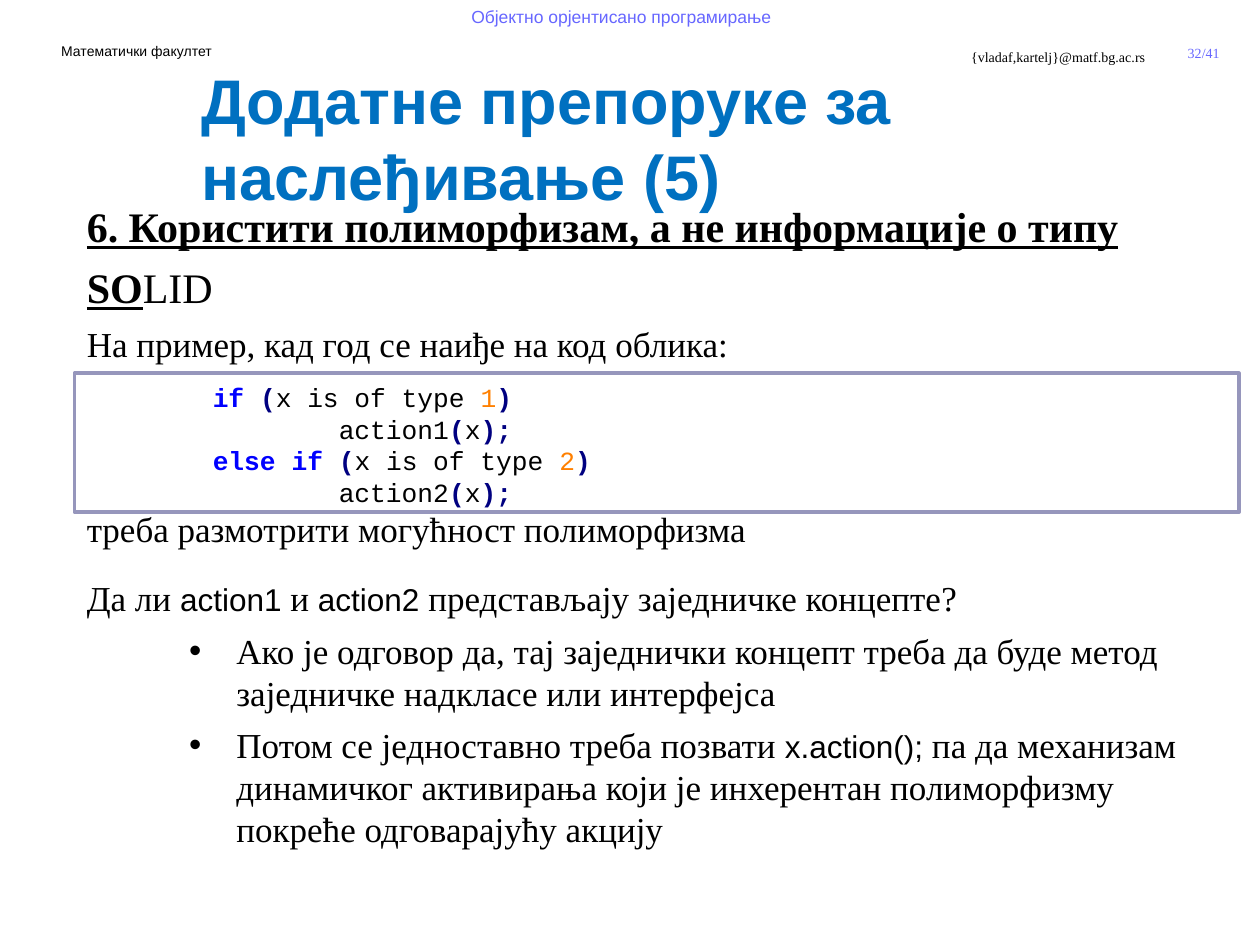
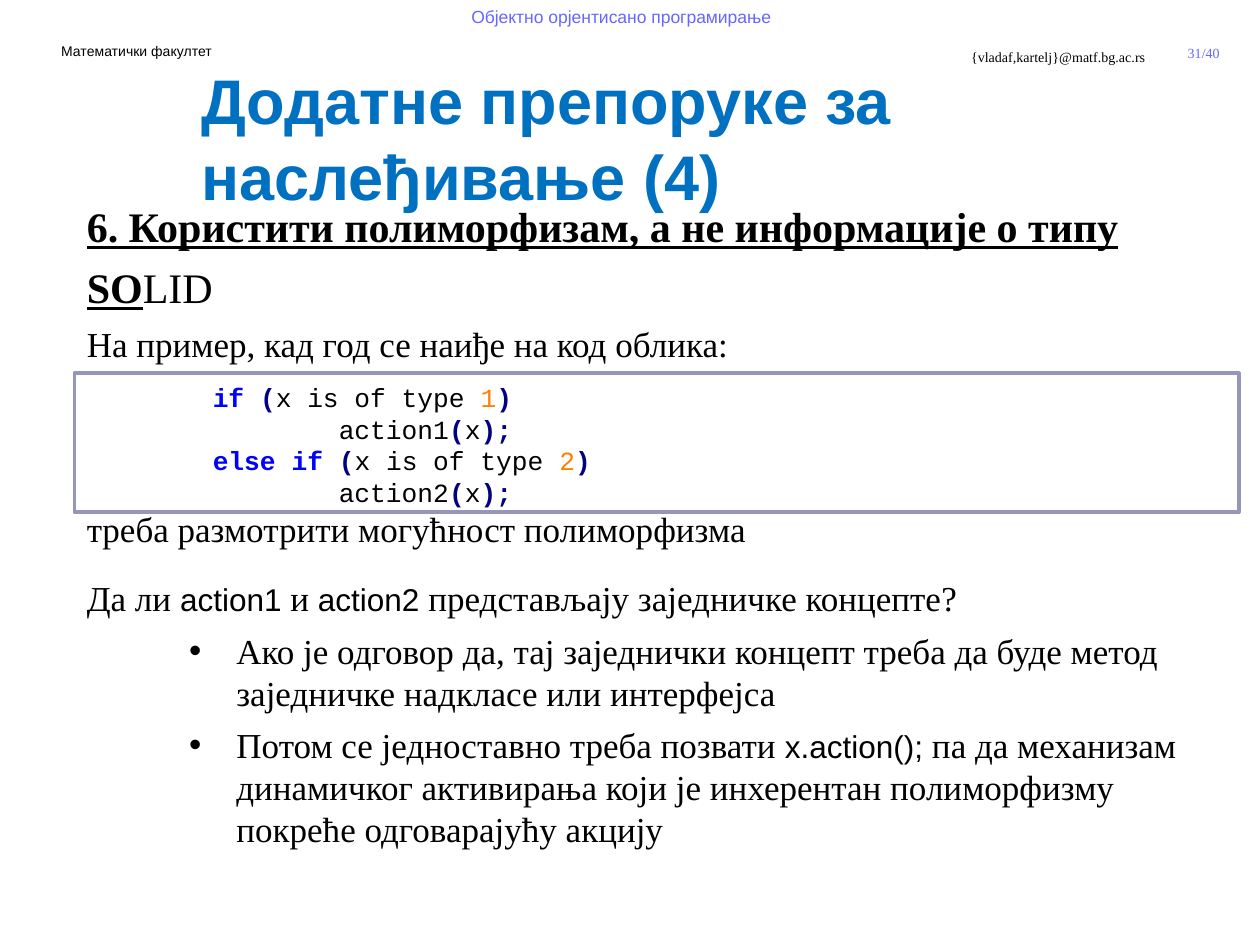
Before and after one commit to MatfOOP/OOP, a slide deck: slide 31 of predavanja/prezentacije/OOP11-Apstraktne klase i interfejsi.pptx (slide 32 before the commit). Drawn at 1260x945 pixels with LibreOffice and Linux fonts; fonts in the diff are those of the drawing; background and template pictures are left out. Boxes give left, top, right and bottom in pixels: in the first picture for what was removed or moved away, otherwise in the second. Text is boxed around its words. In the diff, an @@ line names an element or a change of style, - is before the commit and + after.

```diff
--- a/predavanja/prezentacije/OOP11-Apstraktne klase i interfejsi.pptx
+++ b/predavanja/prezentacije/OOP11-Apstraktne klase i interfejsi.pptx
@@ page number at [1188,49,1220,58]: text changed @@
-32/41
+31/40
@@ text at [201,80,891,211]: text changed @@
-Додатне препоруке за наслеђивање (5)
+Додатне препоруке за наслеђивање (4)
```
Also in this commit, not shown: 1 other slide changed, 1 slide removed, 1 other file.
